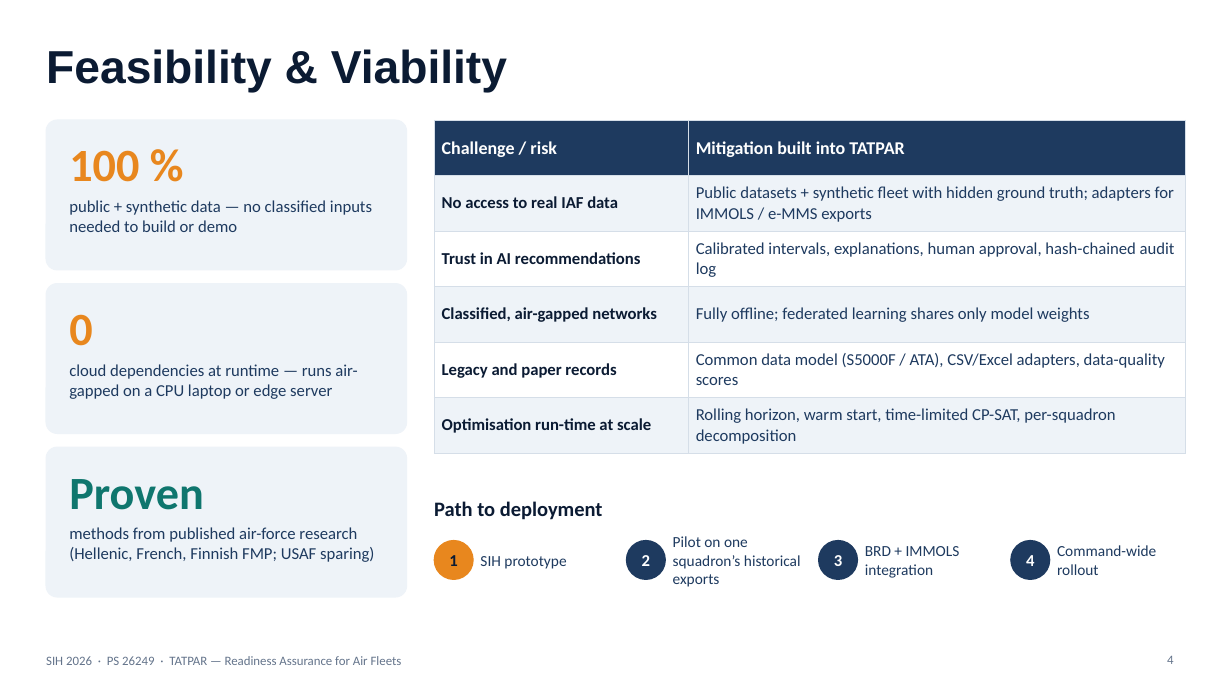
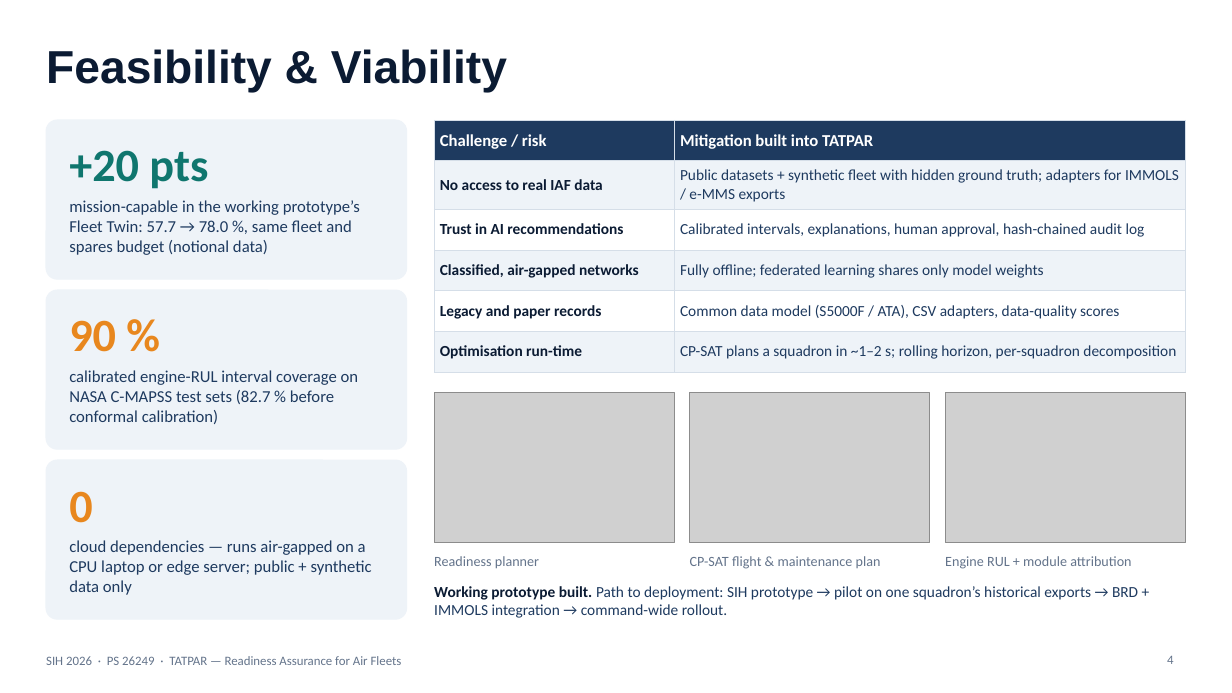
Before and after one commit to DeepakSinghhh/air-power, a slide deck: slide 4 of docs/sih-ppt/TATPAR_SIH26249_Idea.pptx. Drawn at 1232x693 pixels with LibreOffice and Linux fonts; fonts in the diff are those of the drawing; grey boxes stand for pictures. Boxes give left, top, right and bottom in pixels: in the first picture for what was removed or moved away, otherwise in the second. Text is boxed around its words. In the diff, an @@ line names an element or a change of style, - is before the commit and + after.

```diff
--- a/docs/sih-ppt/TATPAR_SIH26249_Idea.pptx
+++ b/docs/sih-ppt/TATPAR_SIH26249_Idea.pptx
@@ rounded rectangle resized from (x1=46, y1=120, x2=407, y2=270) to (x1=46, y1=120, x2=407, y2=279) @@
@@ table at (x1=434, y1=120, x2=1186, y2=363) @@
-row 5, column 2: Common data model (S5000F / ATA), CSV/Excel adapters, data-quality scores
+row 5, column 2: Common data model (S5000F / ATA), CSV adapters, data-quality scores
-row 6, column 1: Optimisation run-time at scale
+row 6, column 1: Optimisation run-time
-row 6, column 2: Rolling horizon, warm start, time-limited CP-SAT, per-squadron decomposition
+row 6, column 2: CP-SAT plans a squadron in ~1–2 s; rolling horizon, per-squadron decomposition
@@ size 14 to 13 pt in "Challenge / risk", "Mitigation built into TATPAR" @@
@@ size 13 to 12 pt in "No access to real IAF data", "Public datasets + synthetic fleet with hidden ...", "Trust in AI recommendations", "Calibrated intervals, explanations, human approval, hash-cha ..." and 3 more places @@
@@ text at (x1=69, y1=150, x2=208, y2=189): text changed; text colour #E8871E to #0F766E @@
-100 %
++20 pts
@@ text at (x1=69, y1=200, x2=360, y2=255): text changed @@
-public + synthetic data — no classified inputs needed to build or demo
+mission-capable in the working prototype’s Fleet Twin: 57.7 → 78.0 %, same fleet and spares budget (notional data)
@@ rounded rectangle resized from (x1=46, y1=284, x2=407, y2=433) to (x1=46, y1=290, x2=407, y2=449) @@
@@ text added at (x1=69, y1=320, x2=116, y2=352), 36 pt, text #E8871E, bold @@
+90 %
@@ text at (x1=69, y1=370, x2=359, y2=424): text changed @@
-cloud dependencies at runtime — runs air-gapped on a CPU laptop or edge server
+calibrated engine-RUL interval coverage on NASA C-MAPSS test sets (82.7 % before conformal calibration)
@@ picture added at (x1=434, y1=393, x2=675, y2=543) @@
@@ picture added at (x1=689, y1=393, x2=930, y2=543) @@
@@ picture added at (x1=945, y1=393, x2=1186, y2=543) @@
@@ proportions changed in 3 elements at (x1=46, y1=120, x2=407, y2=279), (x1=46, y1=290, x2=407, y2=449), (x1=46, y1=460, x2=407, y2=619) @@
@@ rounded rectangle resized from (x1=46, y1=447, x2=407, y2=597) to (x1=46, y1=460, x2=407, y2=619) @@
@@ text "0" moved from (x1=69, y1=314, x2=92, y2=346) to (x1=69, y1=491, x2=92, y2=523) @@
@@ text removed at (x1=69, y1=479, x2=204, y2=510) @@
-Proven
@@ text removed at (x1=434, y1=501, x2=603, y2=520) @@
-Path to deployment
@@ text at (x1=69, y1=540, x2=372, y2=595): text changed @@
-methods from published air-force research (Hellenic, French, Finnish FMP; USAF sparing)
+cloud dependencies — runs air-gapped on a CPU laptop or edge server; public + synthetic data only
@@ ellipse removed at (x1=434, y1=541, x2=473, y2=579) @@
@@ text added at (x1=434, y1=556, x2=539, y2=568), 11 pt, text #64748B @@
+Readiness planner
@@ text removed at (x1=449, y1=555, x2=457, y2=566) @@
-1
@@ text removed at (x1=480, y1=556, x2=566, y2=569) @@
-SIH prototype
@@ ellipse removed at (x1=627, y1=541, x2=665, y2=579) @@
@@ text removed at (x1=642, y1=555, x2=650, y2=566) @@
-2
@@ text added at (x1=690, y1=556, x2=881, y2=569), 11 pt, text #64748B @@
+CP-SAT flight & maintenance plan
@@ ellipse removed at (x1=819, y1=541, x2=858, y2=579) @@
@@ text removed at (x1=834, y1=555, x2=842, y2=566) @@
-3
@@ text removed at (x1=865, y1=546, x2=960, y2=578) @@
-BRD + IMMOLS integration
@@ text added at (x1=945, y1=556, x2=1131, y2=569), 11 pt, text #64748B @@
+Engine RUL + module attribution
@@ ellipse removed at (x1=1011, y1=541, x2=1050, y2=579) @@
@@ text removed at (x1=1026, y1=555, x2=1034, y2=566) @@
-4
@@ text removed at (x1=1057, y1=545, x2=1156, y2=575) @@
-Command-wide rollout
@@ text at (x1=434, y1=586, x2=1138, y2=618): text changed @@
-Pilot on one squadron’s historical exports
+Working prototype built. Path to deployment: SIH prototype → pilot on one squadron’s historical exports → BRD + IMMOLS integration → command-wide rollout.
@@ text "Working prototype built. Path to ..." at (x1=434, y1=586, x2=1138, y2=618): vertical alignment middle to top @@
```
Also in this commit, not shown: 1 other slide changed, 40 other files.
